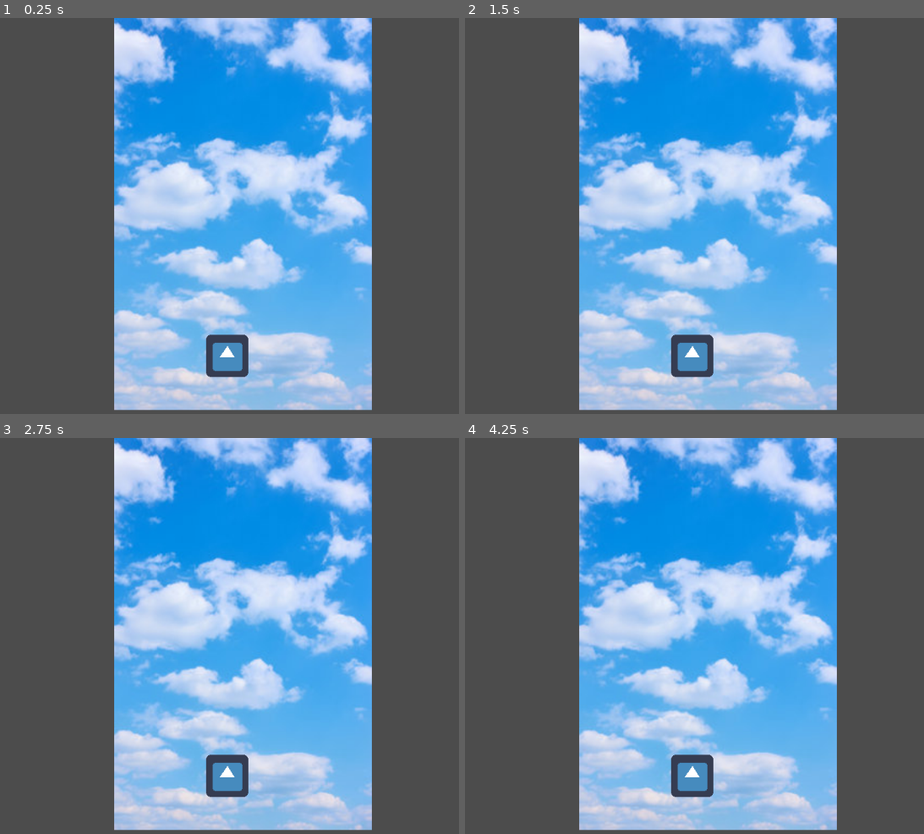
Above: before the commit, frames 1-4 (two rows, left to right).
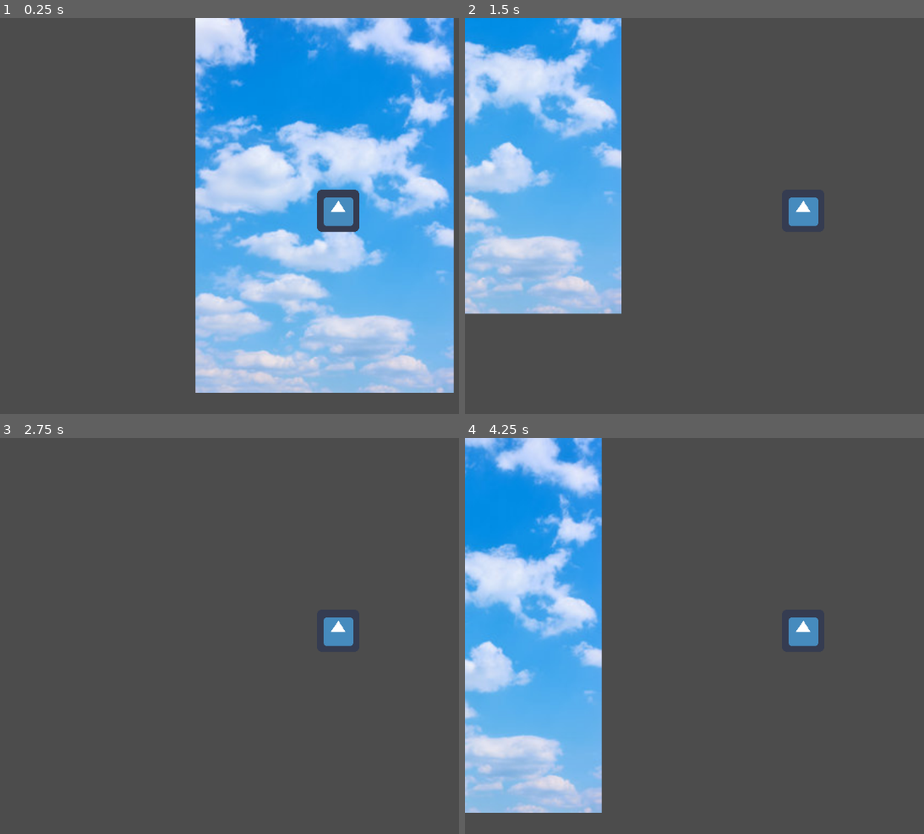
Above: after the commit, the same moments.

Repository: thebigG/Gunner
Game: Godot game, scene res://World.tscn
Same seed, same stepped clock (60 frames per second), same inputs: the game is played once before the commit and once after it. The engine's default icon, where the game draws it, is replaced by a stand-in: a white triangle on a blue panel in a dark square.
Inputs:
- Up to frame 1 (0.25 s): no input
- Up to frame 2 (1.5 s): tap Enter at 0.5 s; hold Right (ui_right) 0.53-1.28 s; hold Down (ui_down) from 1.28 s (still down)
- Up to frame 3 (2.75 s): release Down (ui_down) at 2.03 s; hold Right (ui_right) from 2.03 s (still down)
- Up to frame 4 (4.25 s): tap Space at 2.75 s; release Right (ui_right) at 2.78 s; hold Up (ui_up) 2.78-3.53 s; tap Enter at 3.5 s; hold Left (ui_left) from 3.53 s (still down)

The runs differ from the first frame. In frame 1, 61% of the frame differs, in the area x 24-99%, y 0-100%; in frame 2, 73%; in frame 3, 55%; in frame 4, 77%, in the area x 0-82%, y 0-100%.

Commit message:
-Got basic infinite scrolling

Diff:
--- a/EasyStage.tscn
+++ b/EasyStage.tscn
@@ -7,12 +7,19 @@
 [sub_resource type="ImageTexture" id=2]
 
 [node name="EasyStage" type="ParallaxBackground"]
+scroll_offset = Vector2( 1, 1 )
 
 [node name="ParallaxLayer" type="ParallaxLayer" parent="."]
 material = SubResource( 1 )
+position = Vector2( 168, 184 )
+motion_mirroring = Vector2( 0, 360 )
+__meta__ = {
+"_edit_group_": true
+}
 
 [node name="Background" type="Sprite" parent="ParallaxLayer"]
-position = Vector2( 368, 288 )
+position = Vector2( -168, -184 )
 scale = Vector2( 1.62813, 1.70035 )
 texture = ExtResource( 1 )
 normal_map = SubResource( 2 )
+centered = false
--- /dev/null
+++ b/Gunner1.gd
@@ -0,0 +1,37 @@
+extends KinematicBody2D
+
+
+# Declare member variables here. Examples:
+# var a = 2
+# var b = "text"
+
+var current_direction = Vector2()
+export var speed = 1
+# Called when the node enters the scene tree for the first time.
+func _ready():
+	pass # Replace with function body.
+
+func _physics_process(delta):
+	if Input.is_action_pressed("ui_right"):
+			current_direction.x = speed
+			current_direction.y = 0
+
+	if Input.is_action_pressed("ui_left"):
+			current_direction.x = -speed
+			current_direction.y = 0
+	if Input.is_action_pressed("ui_down"):
+			current_direction.y = speed
+			current_direction.x = 0
+
+	if Input.is_action_pressed("ui_up"):
+			current_direction.y = -speed
+			current_direction.x = 0
+
+
+	move_and_collide(current_direction)
+
+
+
+# Called every frame. 'delta' is the elapsed time since the previous frame.
+#func _process(delta):
+#	pass
--- /dev/null
+++ b/Gunner1.tscn
@@ -0,0 +1,21 @@
+[gd_scene load_steps=4 format=2]
+
+[ext_resource path="res://Gunner1.gd" type="Script" id=1]
+[ext_resource path="res://icon.png" type="Texture" id=2]
+
+[sub_resource type="CapsuleShape2D" id=1]
+
+[node name="Gunner1" type="KinematicBody2D"]
+position = Vector2( 168, 112 )
+script = ExtResource( 1 )
+speed = 10
+
+[node name="CollisionShape2D" type="CollisionShape2D" parent="."]
+shape = SubResource( 1 )
+
+[node name="Sprite" type="Sprite" parent="."]
+position = Vector2( 0, -8 )
+texture = ExtResource( 2 )
+
+[node name="Camera2D" type="Camera2D" parent="."]
+current = true
--- a/World.tscn
+++ b/World.tscn
@@ -1,20 +1,11 @@
-[gd_scene load_steps=4 format=2]
+[gd_scene load_steps=3 format=2]
 
 [ext_resource path="res://EasyStage.tscn" type="PackedScene" id=1]
-[ext_resource path="res://icon.png" type="Texture" id=2]
-
-[sub_resource type="CapsuleShape2D" id=1]
+[ext_resource path="res://Gunner1.tscn" type="PackedScene" id=2]
 
 [node name="Game" type="Node2D"]
 
+[node name="Gunner1" parent="." instance=ExtResource( 2 )]
+position = Vector2( 216, 344 )
+
 [node name="EasyStage" parent="." instance=ExtResource( 1 )]
-
-[node name="Gunner1" type="KinematicBody2D" parent="."]
-
-[node name="CollisionShape2D" type="CollisionShape2D" parent="Gunner1"]
-position = Vector2( 344, 512 )
-shape = SubResource( 1 )
-
-[node name="Sprite" type="Sprite" parent="Gunner1"]
-position = Vector2( 344, 512 )
-texture = ExtResource( 2 )
